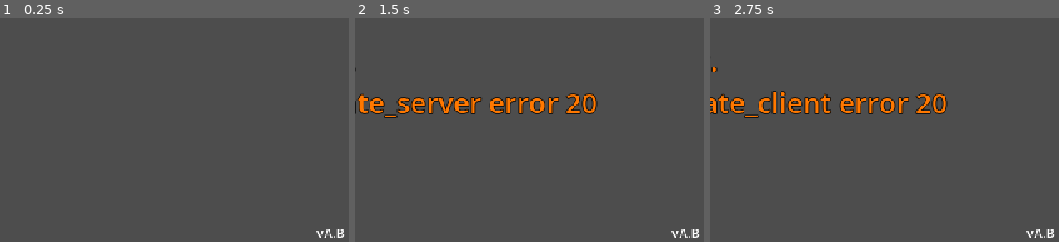
Above: before the commit, frames 1-3 (left to right).
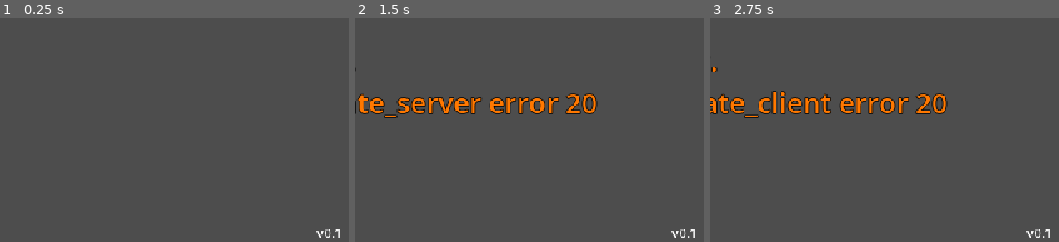
Above: after the commit, the same moments.

Repository: BilgiPasa/chat-app-in-godot
Game: Godot game, scene res://main_scene.tscn
Two runs of this game, one before a commit and one after it. Both use one fixed random seed, a clock stepped at 60 frames per second and the inputs below.
Inputs (mouse positions are % of the whole screen's width and height, from its top left):
- Up to frame 1 (0.25 s): no input
- Up to frame 2 (1.5 s): click (57, 7) at 0.52 s; type "Alex" at 0.6 s; click "Host Lobby" at 1.25 s
- Up to frame 3 (2.75 s): click "Join Lobby" at 2 s
The pictures show only the part of the screen within x 50-100%, y 50-100%; the shares and areas given below are measured in that part.

The runs differ from the first frame. In frame 1, 0.2% of the frame differs, in the area x 92-99%, y 94-99%; in frame 2, 0.2%; in frame 3, 0.2%.

Commit message:
Improve text checking, Minor adjustment in ChatMenu UI, Add UI nodes' "Focus"es, Add version label's functionality, Update to version 0.1

Diff:
--- a/main_scene.gd
+++ b/main_scene.gd
@@ -1,6 +1,7 @@
 extends Control
 
 @export var reset_text_timer: Timer
+@export var version_label: Label
 
 @export var start_menu: Control
 @export var username_text_edit: TextEdit
@@ -14,6 +15,8 @@
 
 const PORT: int = 9999
 const USERNAME_ERROR_TEXT: String = "Please enter a username."
+const USERNAME_ERROR_TEXT_2: String = "Please don't have a space at the start of the username."
+const USERNAME_ERROR_TEXT_3: String = "Please don't have a space at the end of the username."
 
 var lobby_chat: String = "" # This variable is only used by the host.
 var username: String
@@ -22,6 +25,7 @@
 	multiplayer.connected_to_server.connect(made_connection)
 	process_mode = Node.PROCESS_MODE_ALWAYS
 	reset_text_timer.wait_time = 0.1
+	version_label.text = "v" + str(ProjectSettings.get_setting("application/config/version"))
 	warning_label.hide()
 	chat_text_edit.editable = false
 	open_start_menu()
@@ -44,7 +48,13 @@
 	message_text_edit.grab_focus()
 
 func _on_host_button_pressed() -> void:
-	if username_text_edit.text == null || username_text_edit.text.is_empty():
+	if text_is_null_or_empty(username_text_edit.text): # If the username is null or empty
+		warning_label.text = USERNAME_ERROR_TEXT
+		warning_label.show()
+	elif username_text_edit.text[0] == " ": # If the username's first character is a space
+		warning_label.text = USERNAME_ERROR_TEXT
+		warning_label.show()
+	elif username_text_edit.text[username_text_edit.text.length() - 1] == " ": # If the username's last character is a space
 		warning_label.text = USERNAME_ERROR_TEXT
 		warning_label.show()
 	else:
@@ -61,7 +71,13 @@
 		open_chat_menu()
 
 func _on_join_button_pressed() -> void:
-	if username_text_edit.text == null || username_text_edit.text.is_empty():
+	if text_is_null_or_empty(username_text_edit.text): # If the username is null or empty
+		warning_label.text = USERNAME_ERROR_TEXT
+		warning_label.show()
+	elif username_text_edit.text[0] == " ": # If the username's first character is a space
+		warning_label.text = USERNAME_ERROR_TEXT
+		warning_label.show()
+	elif username_text_edit.text[username_text_edit.text.length() - 1] == " ": # If the username's last character is a space
 		warning_label.text = USERNAME_ERROR_TEXT
 		warning_label.show()
 	else:
@@ -80,7 +96,11 @@
 
 func _on_send_button_pressed() -> void:
 	message_text_edit.grab_focus()
-	send_message_and_reset_text("\n" + username + ": " + message_text_edit.text)
+
+	if text_is_null_or_empty(message_text_edit.text) || text_is_full_of_spaces(message_text_edit.text): # If the message is null or empty or full of spaces
+		reset_text_timer.start()
+	else:
+		send_message_and_reset_text("\n" + username + ": " + message_text_edit.text)
 
 func send_message_and_reset_text(message: String) -> void:
 	send_message.rpc(message)
@@ -100,3 +120,13 @@
 func _on_reset_text_timer_timeout() -> void:
 	reset_text_timer.stop()
 	message_text_edit.text = ""
+
+func text_is_null_or_empty(text: String) -> bool:
+	return text == null || text.is_empty()
+
+func text_is_full_of_spaces(text: String) -> bool:
+	for i in range(0, text.length()):
+		if text[i] != " ": # If there is a character which is not space
+			return false
+
+	return true
--- a/main_scene.tscn
+++ b/main_scene.tscn
@@ -2,7 +2,7 @@
 
 [ext_resource type="Script" uid="uid://dieqc6fxr55eo" path="res://main_scene.gd" id="1_0f027"]
 
-[node name="MainScene" type="Control" unique_id=2032507651 node_paths=PackedStringArray("reset_text_timer", "start_menu", "username_text_edit", "host_button", "join_button", "warning_label", "chat_menu", "chat_text_edit", "message_text_edit")]
+[node name="MainScene" type="Control" unique_id=2032507651 node_paths=PackedStringArray("reset_text_timer", "version_label", "start_menu", "username_text_edit", "host_button", "join_button", "warning_label", "chat_menu", "chat_text_edit", "message_text_edit")]
 layout_mode = 3
 anchors_preset = 15
 anchor_right = 1.0
@@ -11,6 +11,7 @@
 grow_vertical = 2
 script = ExtResource("1_0f027")
 reset_text_timer = NodePath("ResetTextTimer")
+version_label = NodePath("VersionLabel")
 start_menu = NodePath("StartMenu")
 username_text_edit = NodePath("StartMenu/UsernameTextEdit")
 host_button = NodePath("StartMenu/HostButton")
@@ -72,6 +73,12 @@
 offset_bottom = -90.0
 grow_horizontal = 2
 grow_vertical = 2
+focus_neighbor_left = NodePath(".")
+focus_neighbor_top = NodePath(".")
+focus_neighbor_right = NodePath(".")
+focus_neighbor_bottom = NodePath("../HostButton")
+focus_next = NodePath("../HostButton")
+focus_previous = NodePath("../JoinButton")
 theme_override_font_sizes/font_size = 30
 placeholder_text = "Enter username here"
 
@@ -88,6 +95,12 @@
 offset_bottom = 7.0
 grow_horizontal = 2
 grow_vertical = 2
+focus_neighbor_left = NodePath(".")
+focus_neighbor_top = NodePath("../UsernameTextEdit")
+focus_neighbor_right = NodePath(".")
+focus_neighbor_bottom = NodePath("../JoinButton")
+focus_next = NodePath("../JoinButton")
+focus_previous = NodePath("../UsernameTextEdit")
 theme_override_font_sizes/font_size = 35
 text = "Host Lobby"
 
@@ -104,6 +117,12 @@
 offset_bottom = 97.0
 grow_horizontal = 2
 grow_vertical = 2
+focus_neighbor_left = NodePath(".")
+focus_neighbor_top = NodePath("../HostButton")
+focus_neighbor_right = NodePath(".")
+focus_neighbor_bottom = NodePath(".")
+focus_next = NodePath("../UsernameTextEdit")
+focus_previous = NodePath("../HostButton")
 theme_override_font_sizes/font_size = 35
 text = "Join Lobby"
 
@@ -160,9 +179,15 @@
 offset_left = -300.0
 offset_top = 180.0
 offset_right = 200.0
-offset_bottom = 245.0
-grow_horizontal = 2
-grow_vertical = 2
+offset_bottom = 240.0
+grow_horizontal = 2
+grow_vertical = 2
+focus_neighbor_left = NodePath(".")
+focus_neighbor_top = NodePath(".")
+focus_neighbor_right = NodePath("../SendButton")
+focus_neighbor_bottom = NodePath(".")
+focus_next = NodePath("../SendButton")
+focus_previous = NodePath("../SendButton")
 theme_override_font_sizes/font_size = 30
 
 [node name="SendButton" type="Button" parent="ChatMenu" unique_id=1961071675]
@@ -175,9 +200,15 @@
 offset_left = 205.0
 offset_top = 180.0
 offset_right = 300.0
-offset_bottom = 245.0
-grow_horizontal = 2
-grow_vertical = 2
+offset_bottom = 240.0
+grow_horizontal = 2
+grow_vertical = 2
+focus_neighbor_left = NodePath("../MessageTextEdit")
+focus_neighbor_top = NodePath(".")
+focus_neighbor_right = NodePath(".")
+focus_neighbor_bottom = NodePath(".")
+focus_next = NodePath("../MessageTextEdit")
+focus_previous = NodePath("../MessageTextEdit")
 theme_override_font_sizes/font_size = 30
 text = "Send"
 
--- a/project.godot
+++ b/project.godot
@@ -11,6 +11,7 @@
 [application]
 
 config/name="chat-app-in-godot"
+config/version="0.1"
 run/main_scene="uid://b5ntrgrlbmvcd"
 config/features=PackedStringArray("4.7", "Forward Plus")
 config/icon="res://icon.svg"
